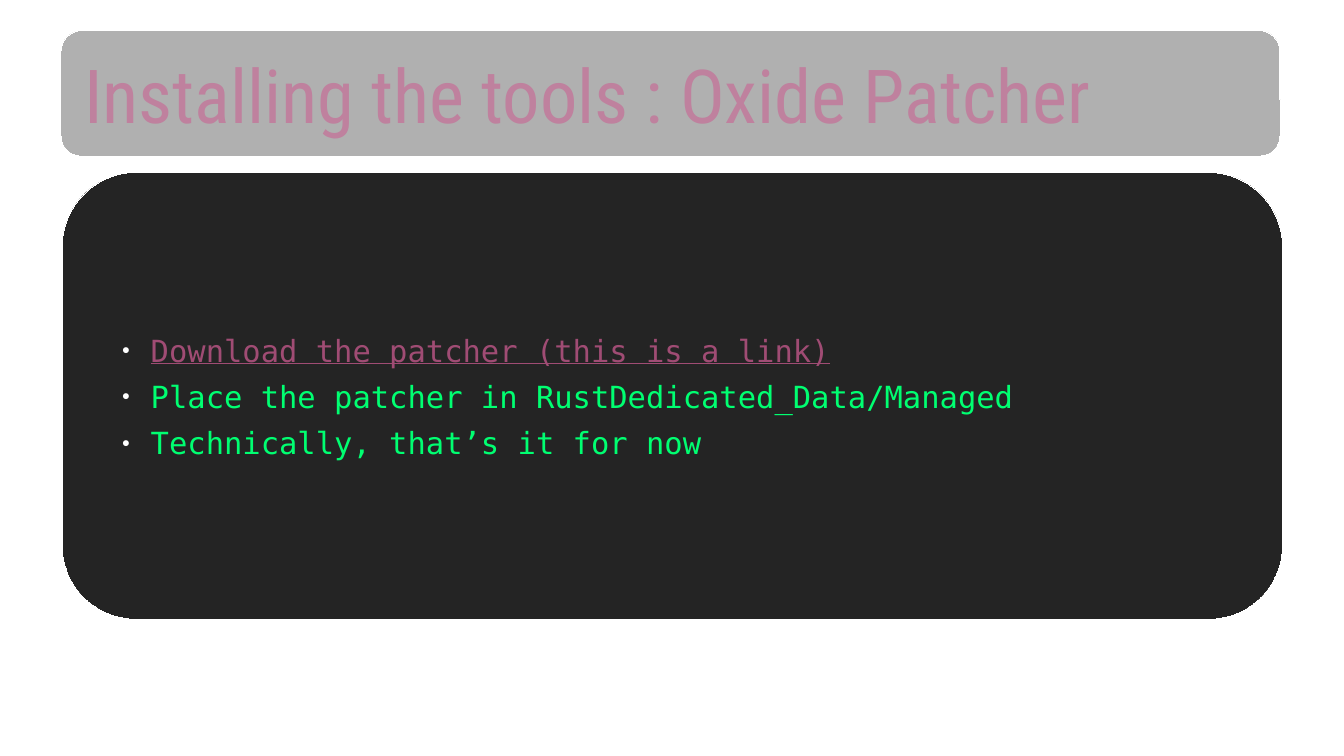
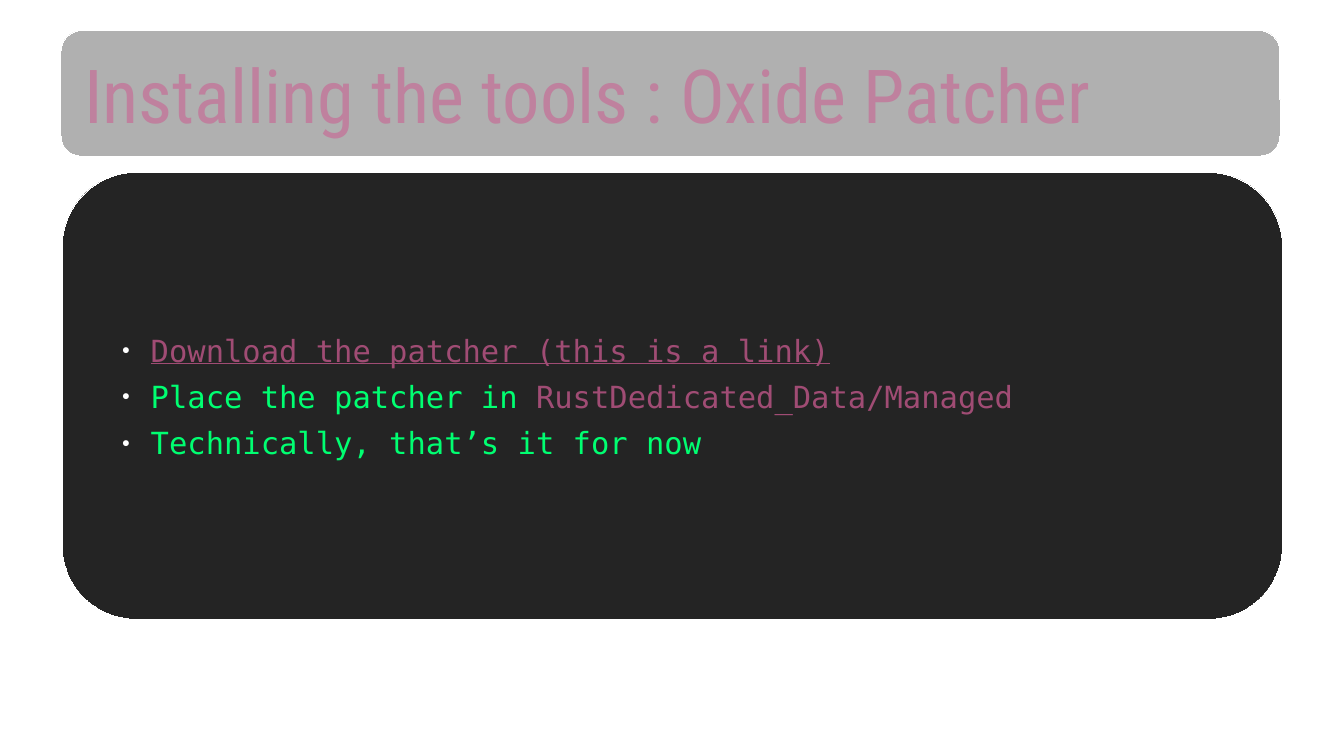
Before and after one commit to read-0nly/Rust-coop-survival, a slide deck: slide 12 of tutorial/Rust Modding.odp. Drawn at 1344x756 pixels with LibreOffice and Linux fonts; fonts in the diff are those of the drawing; background and template pictures are left out. Boxes give left, top, right and bottom in pixels: in the first picture for what was removed or moved away, otherwise in the second. Text is boxed around its words. In the diff, an @@ line names an element or a change of style, - is before the commit and + after.

```diff
--- a/tutorial/Rust Modding.odp
+++ b/tutorial/Rust Modding.odp
@@ subtitle at box(151, 384, 1013, 414): text colour #00FF71 to #A04C74 in "RustDedicated_Data/Managed" @@
```
Also in this commit, not shown: 3 other slides changed, 10 slides added, 2 slides removed.
